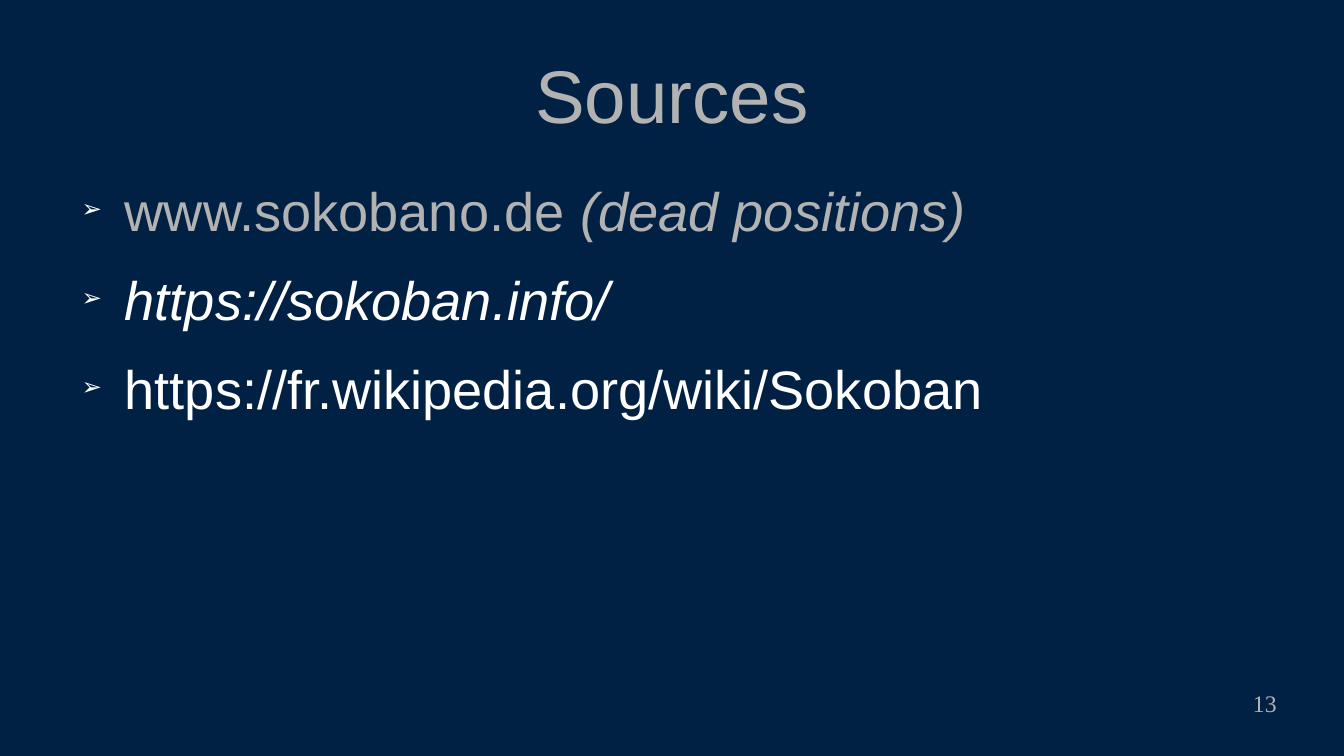
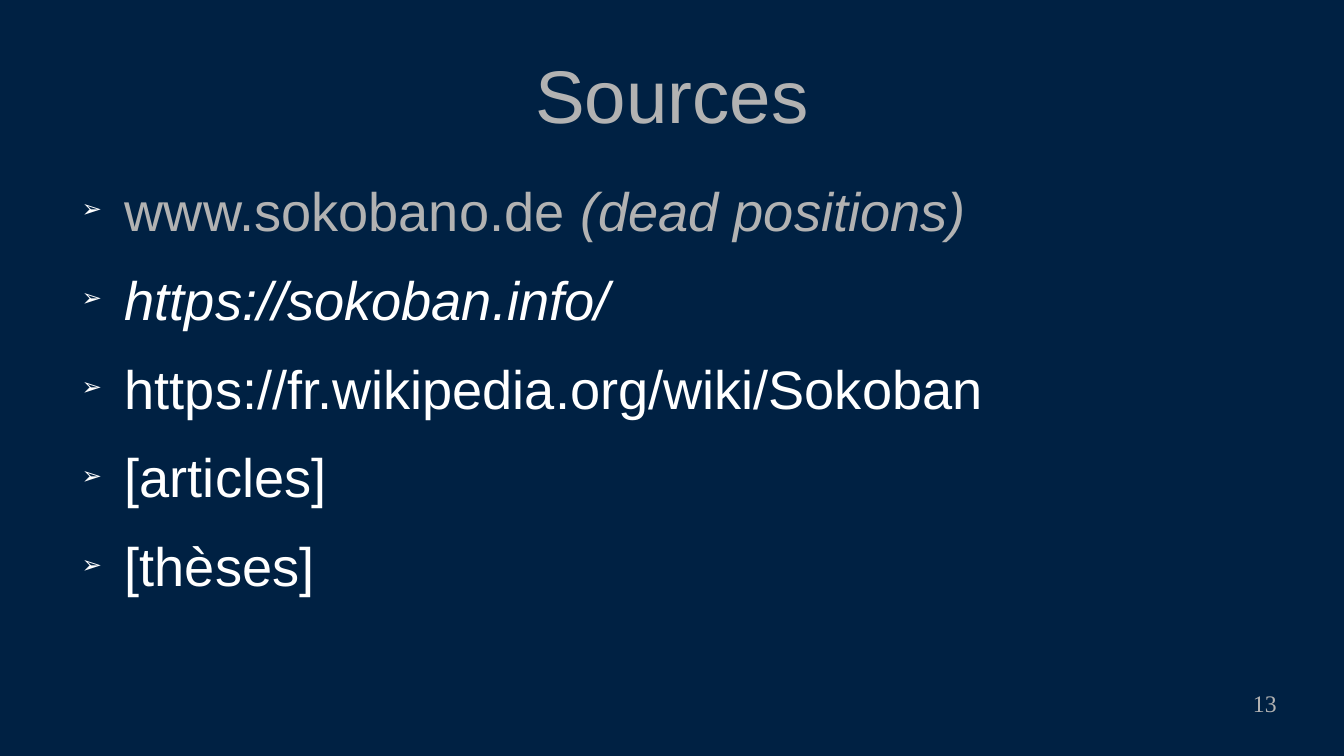
Before and after one commit to PoulpoGaz/sokoshell, a slide deck: slide 13 of documents/presentation.odp. Drawn at 1344x756 pixels with LibreOffice and Linux fonts; fonts in the diff are those of the drawing. Boxes give left, top, right and bottom in pixels: in the first picture for what was removed or moved away, otherwise in the second. Text is boxed around its words. In the diff, an @@ line names an element or a change of style, - is before the commit and + after.

```diff
--- a/documents/presentation.odp
+++ b/documents/presentation.odp
@@ text at (125, 457, 327, 596): paragraphs added @@
+➢ [articles]
+➢ [thèses]
```
Also in this commit, not shown: 1 other slide changed, 3 slides added, 3 slides removed, 12 other files.
